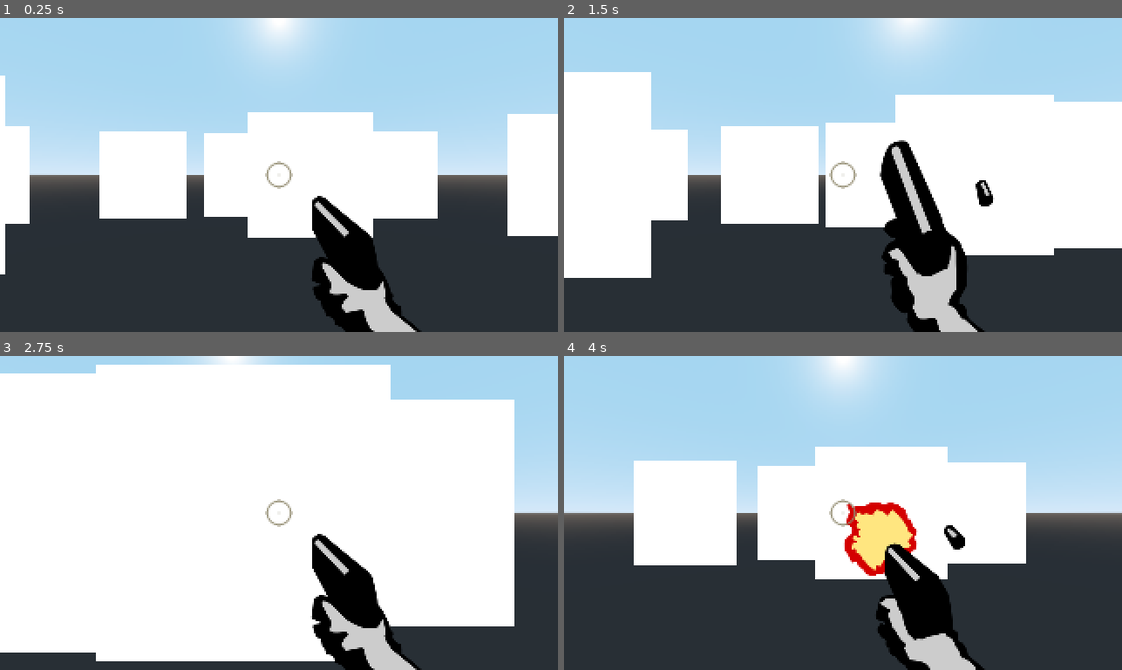
Above: before the commit, frames 1-4 (two rows, left to right).
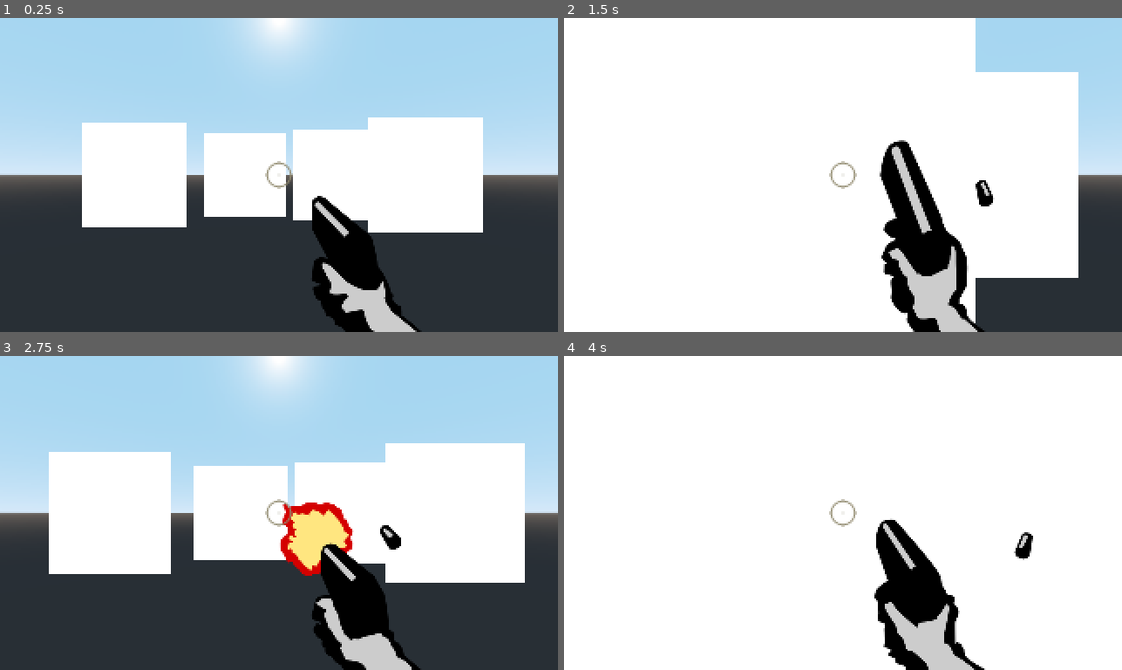
Above: after the commit, the same moments.

Repository: emanu-dev/godot-fps-prototype
Game: Godot game, scene res://World.tscn
Two runs of this game, one before a commit and one after it. Both use one fixed random seed, a clock stepped at 60 frames per second and the inputs below.
Inputs (mouse positions are in pixels of both pictures, inside the frame that each line leads up to):
- Up to frame 1 (0.25 s): no input
- Up to frame 2 (1.5 s): move the mouse to (870, 175) at 0.52 s; press the mouse at (870, 175) at 0.53 s; hold W (move_forwards) from 0.53 s (still down); move the mouse to (815, 175) at 1.27 s; release the mouse at (815, 175) at 1.28 s; click (815, 175) at 1.35 s
- Up to frame 3 (2.75 s): keep holding W (move_forwards); move the mouse to (290, 506) at 2.02 s; press the mouse at (290, 506) at 2.03 s
- Up to frame 4 (4 s): keep holding W (move_forwards); move the mouse to (837, 519) at 2.77 s; release the mouse at (837, 519) at 2.78 s; click (837, 519) at 2.85 s; move the mouse to (887, 516) at 3.52 s; press the mouse at (887, 516) at 3.53 s

The runs differ from the first frame. In frame 1, 14% of the frame differs, in the area x 0-100%, y 18-82%; in frame 2, 48%; in frame 3, 53%; in frame 4, 76%, in the area x 0-100%, y 0-100%.

Commit message:
Change raycast point

Diff:
--- a/ImpTest.gd
+++ b/ImpTest.gd
@@ -56,15 +56,15 @@
 
 	var vec_to_player = player.translation - translation
 	vec_to_player = vec_to_player.normalized()
-	raycast.cast_to = vec_to_player * 1.5
+	raycast.cast_to = (vec_to_player * 1.5)
 
-	self.look_at(player.translation, Vector3(0,1,0))
+	self.look_at(player.translation - vec_to_player, Vector3(0,1,0))
 
 	move_and_collide(vec_to_player * MOVE_SPEED * delta)
 
 	if raycast.is_colliding():
 		var coll = raycast.get_collider()
-		if coll != null and coll.name == "Player":
+		if coll != null and coll == player:
 			coll.kill()
 
 func kill():
--- a/ImpTest.tscn
+++ b/ImpTest.tscn
@@ -47,7 +47,7 @@
 
 [node name="ImpTest" type="KinematicBody"]
 script = ExtResource( 1 )
-anim_col = 8
+anim_col = 1
 
 [node name="CollisionShape" type="CollisionShape" parent="."]
 transform = Transform( 1, 0, 0, 0, -4.37114e-08, -1, 0, 1, -4.37114e-08, 0, 0, 0 )
@@ -55,6 +55,7 @@
 
 [node name="RayCast" type="RayCast" parent="."]
 enabled = true
+cast_to = Vector3( 0, 0, 1 )
 
 [node name="AnimationPlayer" type="AnimationPlayer" parent="."]
 anims/die = SubResource( 7 )
--- a/World.tscn
+++ b/World.tscn
@@ -1,33 +1,26 @@
-[gd_scene load_steps=4 format=2]
+[gd_scene load_steps=3 format=2]
 
 [ext_resource path="res://Player.tscn" type="PackedScene" id=1]
-[ext_resource path="res://Zombie.tscn" type="PackedScene" id=2]
-[ext_resource path="res://ImpTest.tscn" type="PackedScene" id=3]
+[ext_resource path="res://ImpTest.tscn" type="PackedScene" id=2]
 
 [node name="World" type="Spatial"]
 
 [node name="Player" parent="." instance=ExtResource( 1 )]
 
-[node name="Zombie" parent="." instance=ExtResource( 2 )]
-transform = Transform( 1, 0, 0, 0, 1, 0, 0, 0, 1, -5.39034, -4.76837e-07, -3.24188 )
+[node name="ImpTest" parent="." instance=ExtResource( 2 )]
+transform = Transform( 1, 0, 0, 0, 1, 0, 0, 0, 1, -1.14807, 0, -7.66908 )
 
-[node name="Zombie2" parent="." instance=ExtResource( 2 )]
-transform = Transform( 1, 0, 0, 0, 1, 0, 0, 0, 1, 0.735837, -4.76837e-07, -5.28394 )
+[node name="ImpTest2" parent="." instance=ExtResource( 2 )]
+transform = Transform( 1, 0, 0, 0, 1, 0, 0, 0, 1, 3.61987, 0, -5.52913 )
 
-[node name="Zombie3" parent="." instance=ExtResource( 2 )]
-transform = Transform( 1, 0, 0, 0, 1, 0, 0, 0, 1, 6.5946, -4.76837e-07, -5.08946 )
+[node name="ImpTest3" parent="." instance=ExtResource( 2 )]
+transform = Transform( 1, 0, 0, 0, 1, 0, 0, 0, 1, -7.34264, 0, -4.70319 )
 
-[node name="Zombie4" parent="." instance=ExtResource( 2 )]
-transform = Transform( 1, 0, 0, 0, 1, 0, 0, 0, 1, 11.1406, -4.76837e-07, -6.76686 )
+[node name="ImpTest4" parent="." instance=ExtResource( 2 )]
+transform = Transform( 1, 0, 0, 0, 1, 0, 0, 0, 1, -3.90895, -9.53674e-07, -6.07996 )
 
-[node name="Zombie5" parent="." instance=ExtResource( 2 )]
-transform = Transform( 1, 0, 0, 0, 1, 0, 0, 0, 1, -4.29638, 4.76837e-07, -7.08289 )
+[node name="ImpTest5" parent="." instance=ExtResource( 2 )]
+transform = Transform( 1, 0, 0, 0, 1, 0, 0, 0, 1, 1.84601, -1.90735e-06, -7.12036 )
 
-[node name="Zombie6" parent="." instance=ExtResource( 2 )]
-transform = Transform( 1, 0, 0, 0, 1, 0, 0, 0, 1, 3.70168, 4.76837e-07, -7.22875 )
-
-[node name="Zombie7" parent="." instance=ExtResource( 2 )]
-transform = Transform( 1, 0, 0, 0, 1, 0, 0, 0, 1, -8.29832, 4.76837e-07, -6.22875 )
-
-[node name="ImpTest" parent="." instance=ExtResource( 3 )]
-transform = Transform( 1, 0, 0, 0, 1, 0, 0, 0, 1, -1.14807, 0, -7.66908 )
+[node name="ImpTest6" parent="." instance=ExtResource( 2 )]
+transform = Transform( 1, 0, 0, 0, 1, 0, 0, 0, 1, 6.6838, -9.53674e-07, -3.66102 )
